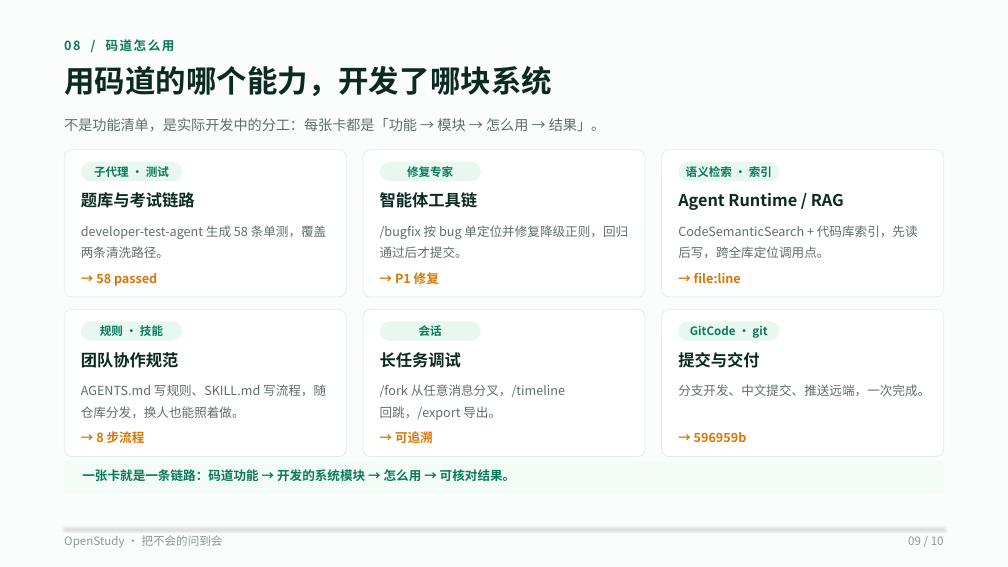
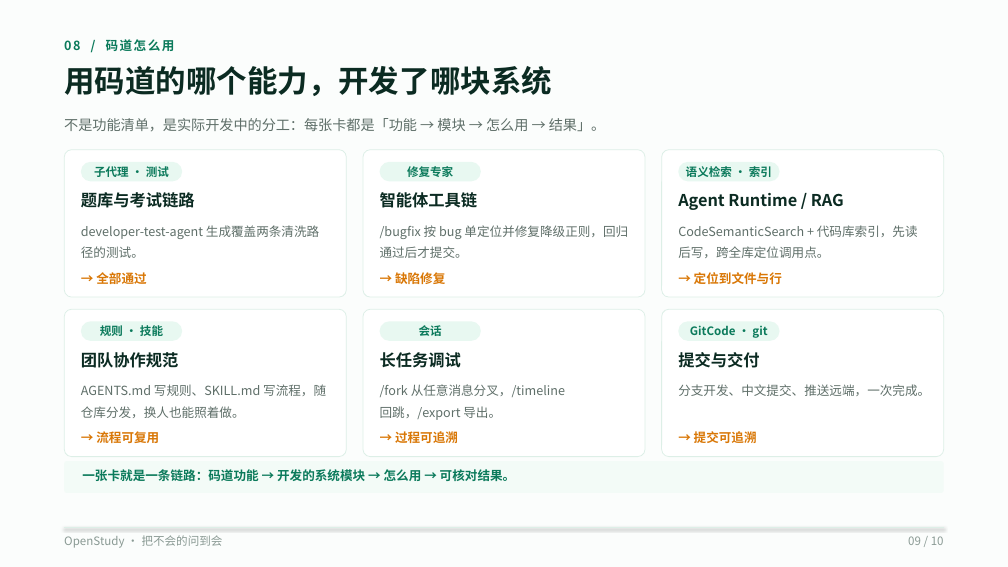
Before and after one commit to wufeng1234567/openstudy-fastapi-ts, a slide deck: slide 9 of doc/competition/OpenStudy-10页-V3-码道版.pptx. Drawn at 1008x567 pixels with LibreOffice and Linux fonts; fonts in the diff are those of the drawing. Boxes give left, top, right and bottom in pixels: in the first picture for what was removed or moved away, otherwise in the second. Text is boxed around its words. In the diff, an @@ line names an element or a change of style, - is before the commit and + after.

```diff
--- a/doc/competition/OpenStudy-10页-V3-码道版.pptx
+++ b/doc/competition/OpenStudy-10页-V3-码道版.pptx
@@ text at <box>81,225,319,258</box>: text changed @@
-developer-test-agent 生成 58 条单测，覆盖两条清洗路径。
+developer-test-agent 生成覆盖两条清洗路径的测试。
@@ text at <box>96,272,146,284</box>: text changed @@
-→ 58 passed
+→ 全部通过
@@ text at <box>395,270,445,287</box>: text changed @@
-→ P1 修复
+→ 缺陷修复
@@ text at <box>694,272,782,284</box>: text changed @@
-→ file:line
+→ 定位到文件与行
@@ text at <box>96,431,159,443</box>: text changed @@
-→ 8 步流程
+→ 流程可复用
@@ text at <box>395,431,458,443</box>: text changed @@
-→ 可追溯
+→ 过程可追溯
@@ text at <box>694,431,757,443</box>: text changed @@
-→ 596959b
+→ 提交可追溯
```
Also in this commit, not shown: 6 other slides changed, 4 other files.
